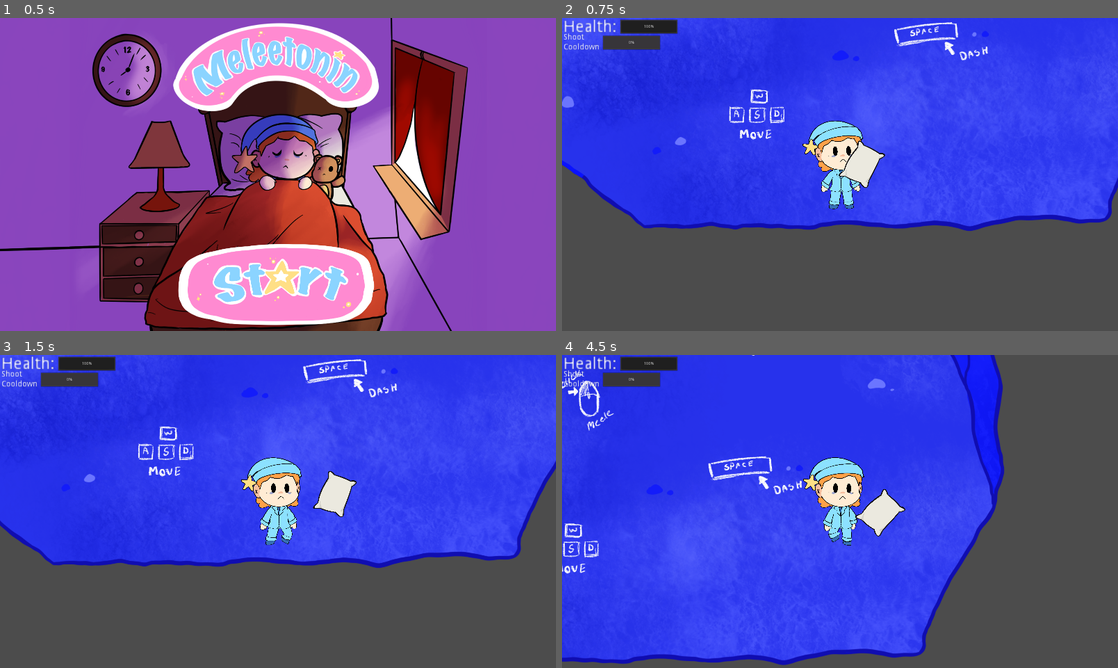
Above: before the commit, frames 1-4 (two rows, left to right).
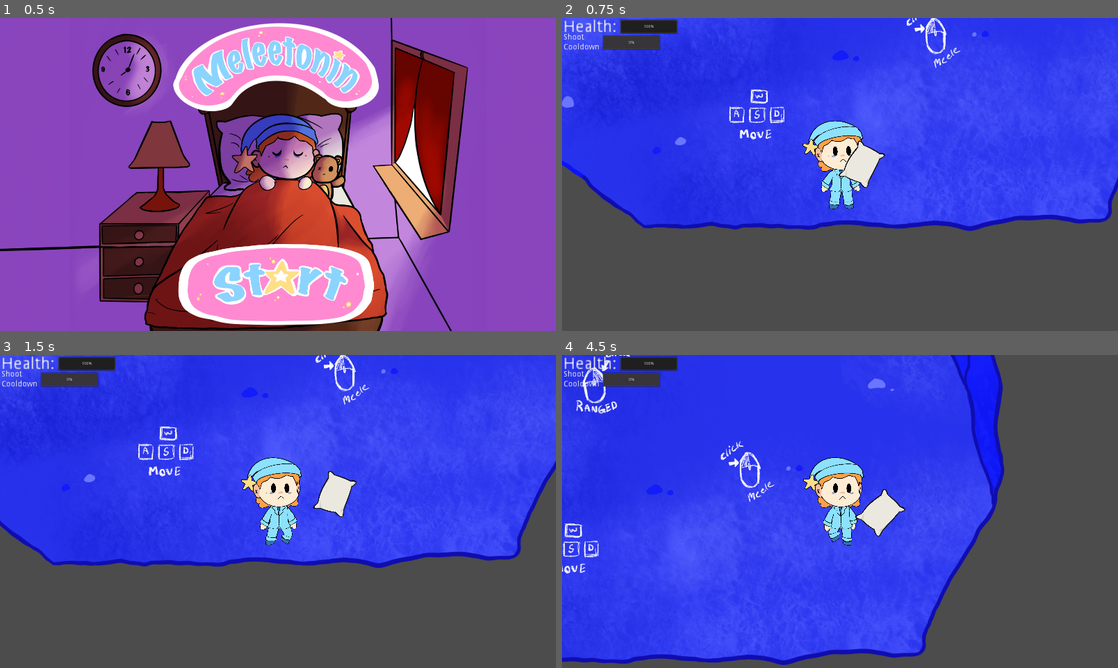
Above: after the commit, the same moments.

Repository: GayFreaks/FiveNightSleep
Game: Godot game, scene res://Main.tscn
Same seed, same stepped clock (60 frames per second), same inputs: the game is played once before the commit and once after it.
Inputs (mouse positions are in pixels of both pictures, inside the frame that each line leads up to):
- Up to frame 1 (0.5 s): no input
- Up to frame 2 (0.75 s): click (840, 284) at 0.5 s
- Up to frame 3 (1.5 s): tap Enter at 1.25 s; move the mouse to (400, 495) at 1.27 s; hold D (Move_Right) from 1.28 s (still down); click (400, 495) at 1.42 s
- Up to frame 4 (4.5 s): move the mouse to (728, 527) at 2.02 s; release D (Move_Right) at 2.03 s; hold S (Move_Down) 2.03-2.78 s; move the mouse to (895, 442) at 2.77 s; hold D (Move_Right) 2.78-3.53 s; move the mouse to (812, 574) at 3.52 s; hold W (Move_Up) 3.53-4.28 s; click (812, 574) at 3.67 s; move the mouse to (1006, 558) at 4.27 s; hold A (Move_Left) from 4.28 s (still down)

Frame 1 is identical in both runs. In frame 2, 0.6% of the frame differs, in the area x 59-77%, y 0-16%; in frame 3, 0.6%; in frame 4, 1.2%, in the area x 0-44%, y 0-48%.

Commit message:
fix text

Diff:
--- a/Levels/Level1.tscn
+++ b/Levels/Level1.tscn
@@ -1,8 +1,7 @@
-[gd_scene load_steps=8 format=2]
+[gd_scene load_steps=7 format=2]
 
 [ext_resource path="res://Assets/Levels/Level1.png" type="Texture" id=1]
 [ext_resource path="res://Player.tscn" type="PackedScene" id=2]
-[ext_resource path="res://Levels/dash.png" type="Texture" id=3]
 [ext_resource path="res://Nodes/Door.tscn" type="PackedScene" id=4]
 [ext_resource path="res://Levels/asdw.png" type="Texture" id=5]
 [ext_resource path="res://Levels/ranged.png" type="Texture" id=6]
@@ -28,7 +27,7 @@
 }
 
 [node name="meelee" type="Sprite" parent="."]
-position = Vector2( -299, 1.99999 )
+position = Vector2( 256, 248 )
 scale = Vector2( 0.441667, 0.481018 )
 texture = ExtResource( 7 )
 
@@ -38,14 +37,9 @@
 texture = ExtResource( 5 )
 
 [node name="Ranged" type="Sprite" parent="."]
-position = Vector2( -8.00012, -238 )
+position = Vector2( -534, -38 )
 scale = Vector2( 0.475926, 0.475926 )
 texture = ExtResource( 6 )
-
-[node name="Dash" type="Sprite" parent="."]
-position = Vector2( 629, -4.99998 )
-scale = Vector2( 0.564815, 0.564815 )
-texture = ExtResource( 3 )
 
 [node name="ElementContainer" type="YSort" parent="."]
 
